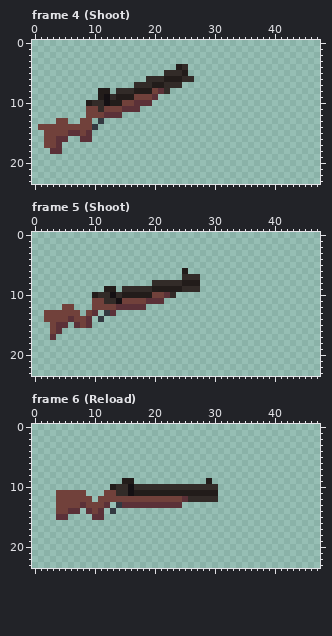
File history of a pixel-art file, assets/Shotgun.ase. Above: the version before the commit.
48x24 pixels, 16 frames. Shown: frame 4 (Shoot), frame 5 (Shoot), frame 6 (Reload). The commit also changed other frames, which this record leaves out.
Once edited:
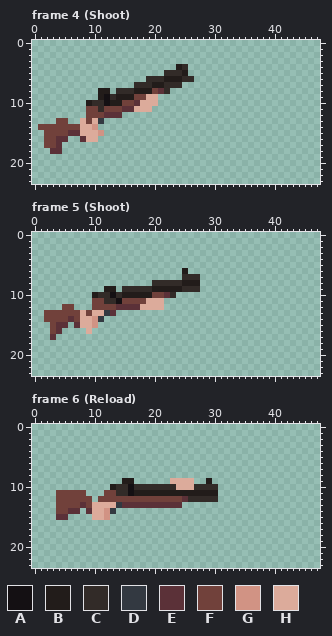
Palette (. is transparent): A #141013  B #221c1a  C #322b28  D #333941  E #5b3138  F #71413b  G #d19384  H #dcab9b
Change:
layer "Weapon" added
layer "Hands" added
layer "Layer 1" removed
Frame 4 (Shoot), layer "Hands":
Colour G is added in row 15 at x 11.
Colour G replaces colour D in row 14 at x 10.
Colour H is added in row 10 at x 20; in row 11 at x 18 to 19; in row 13 at x 10; in rows 15 to 16 at x 10.
Colour H replaces colour E in row 9 at x 20; in row 10 at x 18 to 19; in row 11 at x 17; in rows 15 to 16 at x 9.
Colour H replaces colour F in row 9 at x 19; in row 13 at x 8; in row 14 at x 8 to 9; in row 15 at x 8.
Frame 5 (Shoot), layer "Hands":
Colour G is added in rows 14 to 15 at x 10.
Colour H is added in row 12 at x 19 to 21; in row 13 at x 8 and 11; in row 16 at x 9.
Colour H replaces colour E in row 11 at x 19 to 21; in row 12 at x 18; in row 13 at x 10; in rows 14 to 15 at x 9.
Colour H replaces colour F in rows 14 to 15 at x 8.
Frame 6 (Reload), layer "Hands":
Colour G is added in rows 14 to 15 at x 12.
Colour H is added in row 9 at x 23 to 26; in row 13 at x 13.
Colour H replaces colour C in row 10 at x 24 to 26.
Colour H replaces colour E in row 13 at x 12; in row 14 at x 11; in row 15 at x 10 to 11.
Colour H replaces colour F in row 13 at x 10 to 11; in row 14 at x 10.
Boxes around the changes in both pictures, in picture pixels (x1, y1, x2, y2):
changed: (134, 94, 158, 112)
changed: (80, 118, 104, 142)
changed: (140, 298, 164, 310)
changed: (80, 310, 104, 334)
changed: (170, 478, 194, 490)
changed: (92, 502, 116, 520)
